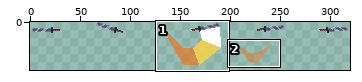
File history of a sprite sheet, public/sprites/weapon_melee_sword_sheet.png. The picture above shows the old version from afar; the outline marks the close-up.
Close-up. Earlier state:
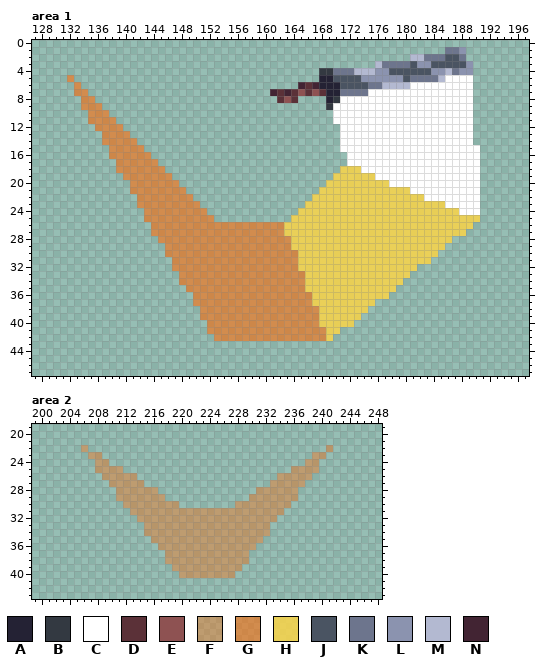
The file is 320x48 pixels. Shown: area 1: x 127..197, y 0..47; area 2: x 199..248, y 19..43.
Palette (. is transparent): A #242234  B #333941  C #ffffff  D #5b3138  E #8e5252  F #fa6a0a66  G #fa6a0a99  H #ffd541cc  J #4a5462  K #6d758d  L #8b93af  M #b3b9d1  N #422433
Now the later version:
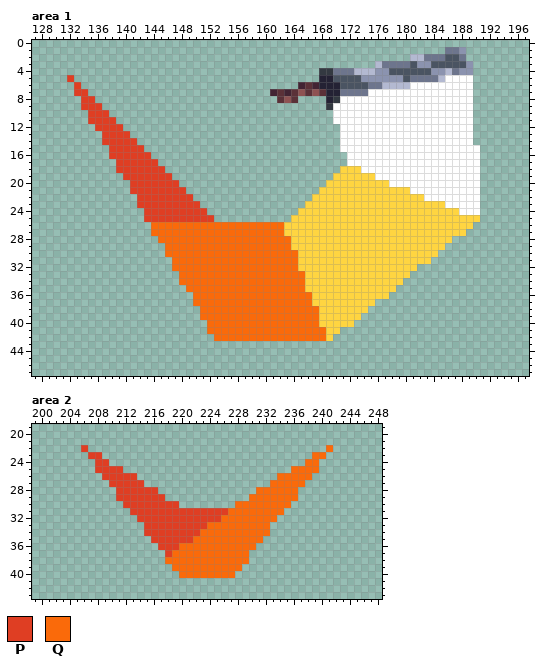
Colours new in this view: P #df3e23  Q #fa6a0a
Diff:
colour H: #ffd541cc -> #ffd541
Changed rows in their new state; - is a pixel that keeps its letter.
Area 1:
first column x 132:
 5 P------------------------------------
 6 -P-----------------------------------
 7 -PP----------------------------------
 8 --PP---------------------------------
 9 --PPP--------------------------------
10 ---PPP-------------------------------
11 ---PPPP------------------------------
12 ----PPPP-----------------------------
13 -----PPPP----------------------------
14 -----PPPPP---------------------------
15 ------PPPPP--------------------------
16 ------PPPPPP-------------------------
17 -------PPPPPP------------------------
18 -------PPPPPPP-----------------------
19 --------PPPPPPP----------------------
20 ---------PPPPPPP---------------------
21 ---------PPPPPPPP--------------------
22 ----------PPPPPPPP-------------------
23 ----------PPPPPPPPP------------------
24 -----------PPPPPPPPP-----------------
25 -----------PPPPPPPPPP----------------
26 ------------QQQQQQQQQQQQQQQQQQQ------
27 ------------QQQQQQQQQQQQQQQQQQQ------
28 -------------QQQQQQQQQQQQQQQQQQQ-----
29 --------------QQQQQQQQQQQQQQQQQQ-----
30 --------------QQQQQQQQQQQQQQQQQQQ----
31 ---------------QQQQQQQQQQQQQQQQQQ----
32 ---------------QQQQQQQQQQQQQQQQQQ----
33 ----------------QQQQQQQQQQQQQQQQQQ---
34 ----------------QQQQQQQQQQQQQQQQQQ---
35 -----------------QQQQQQQQQQQQQQQQQ---
36 ------------------QQQQQQQQQQQQQQQQQ--
37 ------------------QQQQQQQQQQQQQQQQQ--
38 -------------------QQQQQQQQQQQQQQQQQ-
39 -------------------QQQQQQQQQQQQQQQQQ-
40 --------------------QQQQQQQQQQQQQQQQ-
41 --------------------QQQQQQQQQQQQQQQQQ
42 ---------------------QQQQQQQQQQQQQQQQ
Area 2:
first column x 206:
22 P----------------------------------Q
23 -PP------------------------------QQ-
24 --PP----------------------------QQ--
25 --PPPP------------------------QQQQ--
26 ---PPPPP--------------------QQQQQ---
27 ----PPPPP------------------QQQQQ----
28 -----PPPPPP--------------QQQQQQ-----
29 -----PPPPPPP------------QQQQQQQ-----
30 ------PPPPPPPP--------QQQQQQQQ------
31 -------PPPPPPPPPPPPPPQQQQQQQQ-------
32 --------PPPPPPPPPPPPQQQQQQQQ--------
33 ---------PPPPPPPPPQQQQQQQQQ---------
34 ---------PPPPPPPPQQQQQQQQQQ---------
35 ----------PPPPPPQQQQQQQQQQ----------
36 -----------PPPQQQQQQQQQQQ-----------
37 ------------PQQQQQQQQQQQ------------
38 ------------QQQQQQQQQQQQ------------
39 -------------QQQQQQQQQQ-------------
40 --------------QQQQQQQQ--------------
Changed places in both close-ups, as pixel boxes (x1, y1, x2, y2):
changed: (67, 75, 480, 341)
changed: (81, 445, 333, 578)
